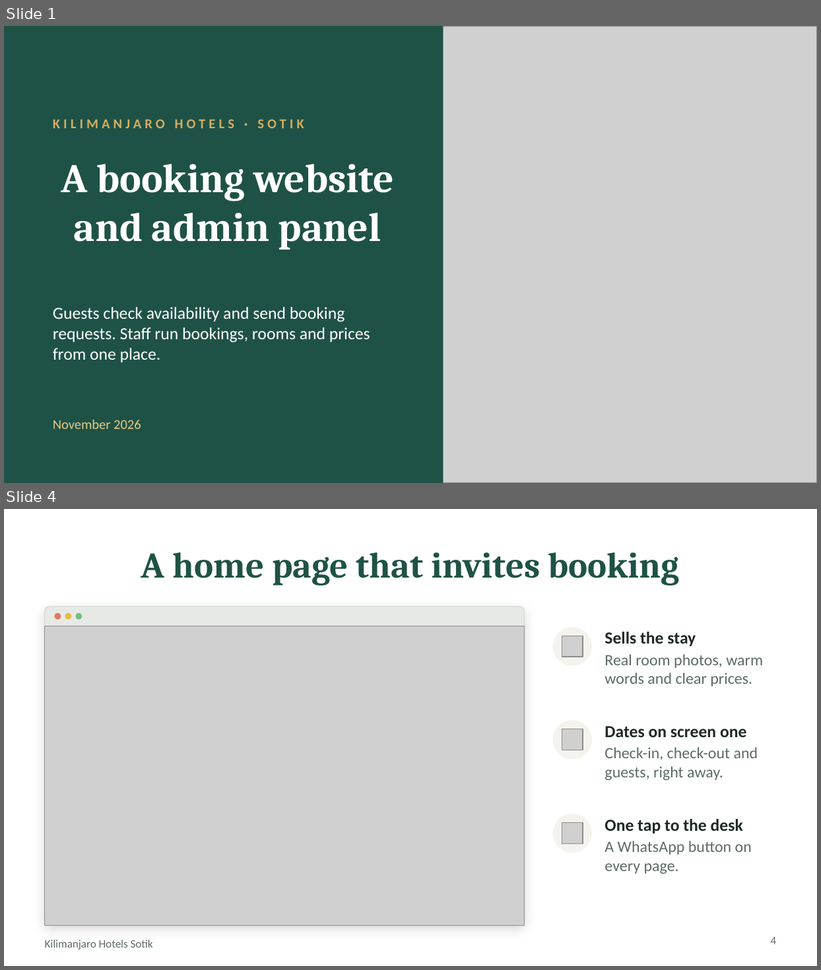
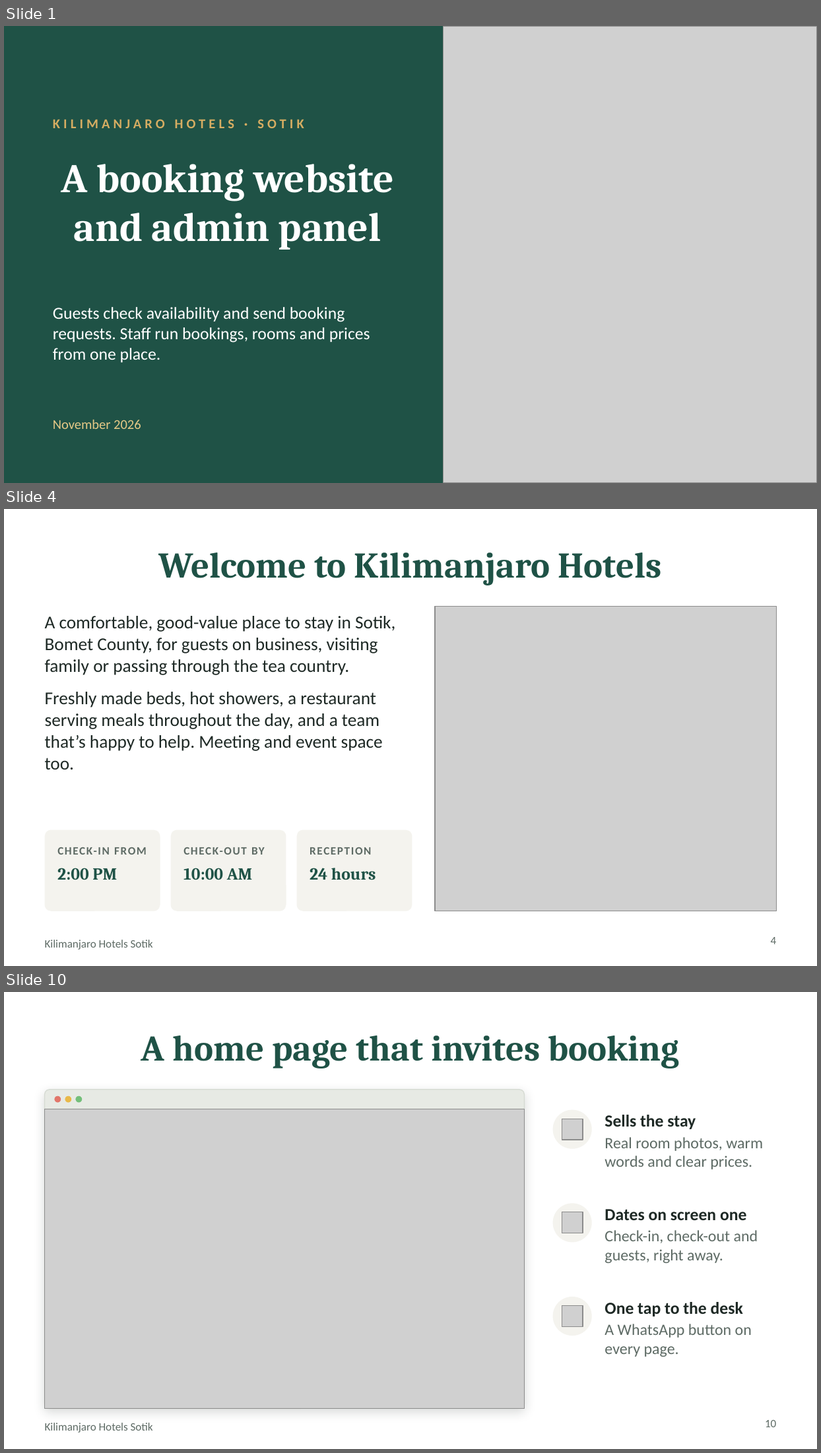
Before and after one commit to hillarymutaik/kilimanjaro-hotels-sotik, a slide deck: presentation/Kilimanjaro Hotels Sotik Pitch-Deck.pptx. Shown one above the other, each under a label of ours: slides 1 and 4 before the commit, slides 1, 4 and 10 after it; the slides between them are not shown. The pictures are 821x970 and 821x1453 pixels, drawn with LibreOffice and Linux fonts; fonts in the diff are those of the drawing; grey boxes stand for pictures. Boxes give left, top, right and bottom in pixels: in the first picture for what was removed or moved away, otherwise in the second. Text is boxed around its words. In the diff, an @@ line names an element or a change of style, - is before the commit and + after.

```diff
--- a/presentation/Kilimanjaro Hotels Sotik Pitch-Deck.pptx
+++ b/presentation/Kilimanjaro Hotels Sotik Pitch-Deck.pptx
@@ slide 4 added at (4,509,817,966), background #FFFFFF; not listed: 1 template element that a slide beside it also shows @@
@@ title added at (159,553,662,586), 32 pt, text #1F5246, bold @@
+Welcome to Kilimanjaro Hotels
@@ picture added at (435,607,776,912) @@
@@ text added at (45,616,395,770), 16 pt, text #1E2925 @@
+A comfortable, good-value place to stay in Sotik, Bomet County, for guests on business, visiting family or passing through the tea country.
+Freshly made beds, hot showers, a restaurant serving meals throughout the day, and a team that’s happy to help. Meeting and event space too.
@@ rounded rectangle added at (45,830,160,912), fill #F4F3EE @@
@@ rounded rectangle added at (171,830,286,912), fill #F4F3EE @@
@@ rounded rectangle added at (297,830,412,912), fill #F4F3EE @@
@@ text added at (57,848,147,855), 10 pt, text #5E6B65, bold @@
+CHECK-IN FROM
@@ text added at (184,848,265,855), 10 pt, text #5E6B65, bold @@
+CHECK-OUT BY
@@ text added at (310,848,371,855), 10 pt, text #5E6B65, bold @@
+RECEPTION
@@ text added at (57,868,117,880), 15 pt, text #1F5246, bold @@
+2:00 PM
@@ text added at (184,868,252,880), 15 pt, text #1F5246, bold @@
+10:00 AM
@@ text added at (310,868,376,880), 15 pt, text #1F5246, bold @@
+24 hours
@@ page number added at (771,937,777,945), 10 pt, text #5E6B65 @@
+4
@@ what was slide 4 is now slide 10 @@
@@ page number at (765,1420,776,1428): text changed @@
-4
+10
```
Also in this commit, not shown: 5 slides changed, 6 other slides added.
